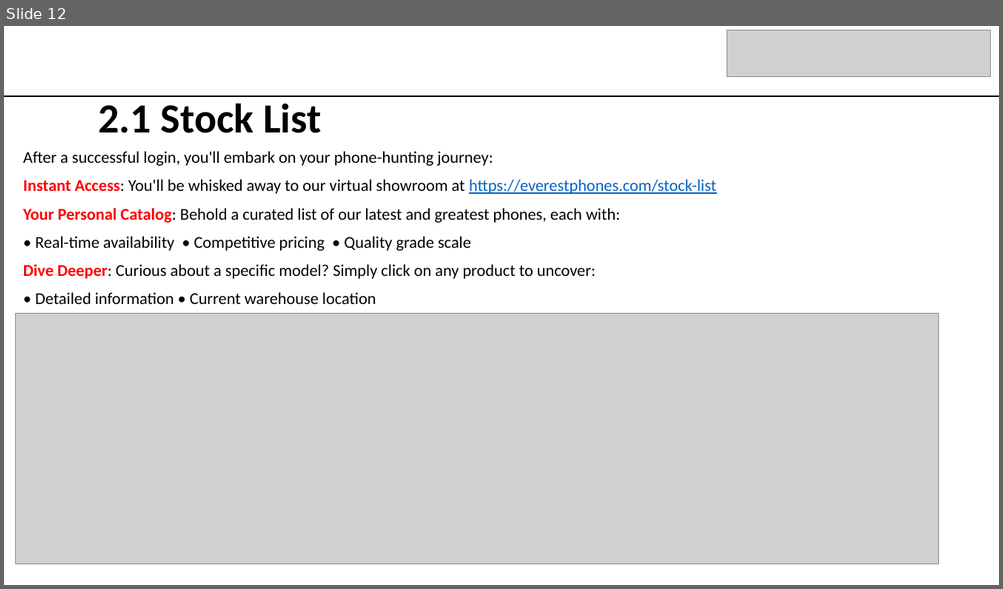
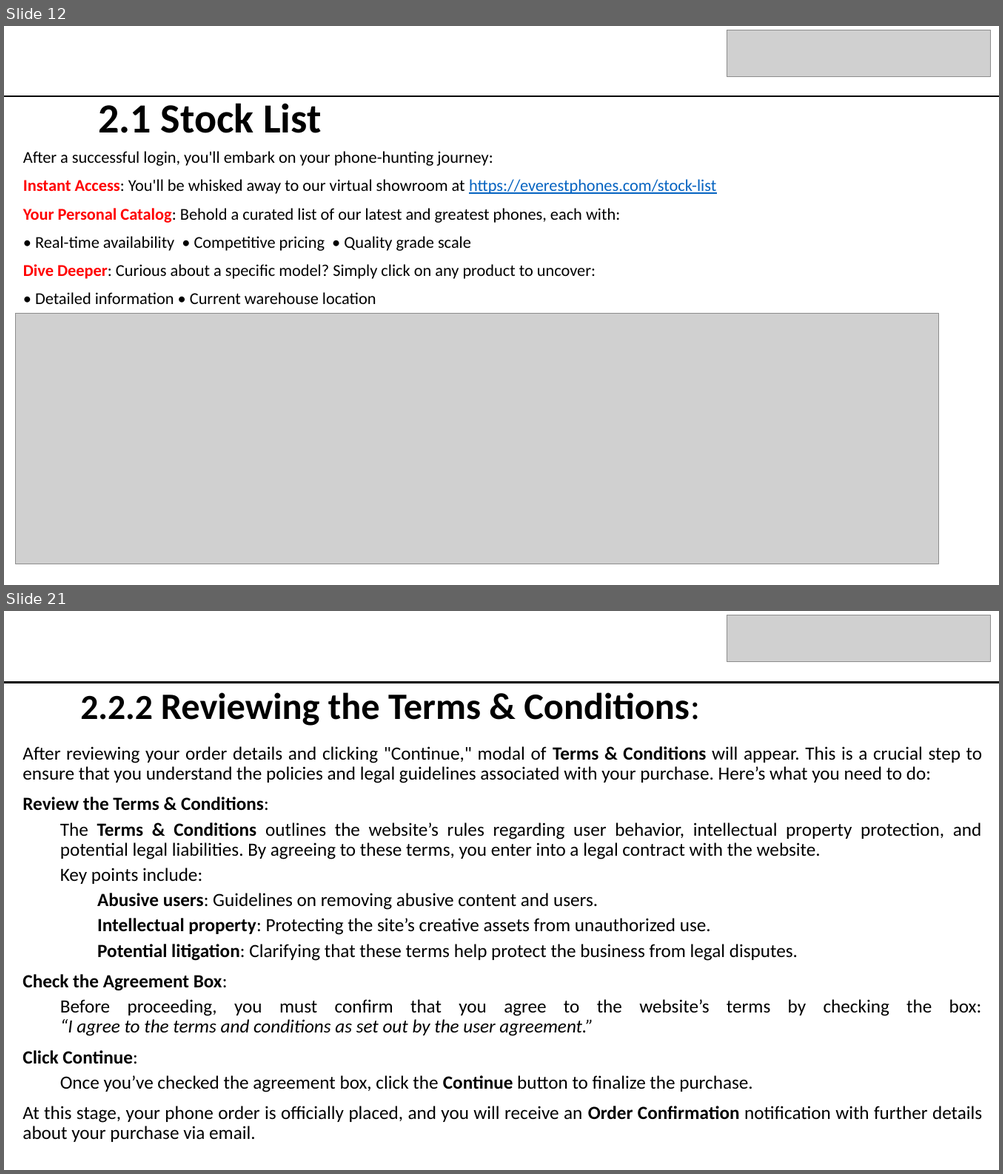
Before and after one commit to bidhan948/Everest-Phones-User-Manual, a slide deck: EVEREST PHONES.pptx. Shown one above the other, each under a label of ours: slide 12 before the commit, slides 12 and 21 after it; the slides between them are not shown. The pictures are 1003x589 and 1003x1174 pixels, drawn with LibreOffice and Linux fonts; fonts in the diff are those of the drawing; grey boxes stand for pictures. Boxes give left, top, right and bottom in pixels: in the first picture for what was removed or moved away, otherwise in the second. Text is boxed around its words. In the diff, an @@ line names an element or a change of style, - is before the commit and + after.

Commit message:
Checkout

```diff
--- a/EVEREST PHONES.pptx
+++ b/EVEREST PHONES.pptx
@@ slide 21 added at (4, 611, 999, 1170), background #FFFFFF @@
@@ picture added at (727, 615, 990, 663) @@
@@ line added from (4, 683) to (999, 683), #000000 1.5 pt @@
@@ title added at (80, 692, 700, 726), 36 pt, text #000000, bold @@
+2.2.2 Reviewing the Terms & Conditions:
@@ subtitle added at (22, 746, 982, 1142), 18 pt, text #000000 @@
+After reviewing your order details and clicking "Continue," modal of Terms & Conditions will appear. This is a crucial step to ensure that you understand the policies and legal guidelines associated with your purchase. Here’s what you need to do:
+Review the Terms & Conditions:
+  The Terms & Conditions outlines the website’s rules regarding user behavior, intellectual property protection, and potential legal liabilities. By agreeing to these terms, you enter into a legal contract with the website.
+  Key points include:
+    Abusive users: Guidelines on removing abusive content and users.
+    Intellectual property: Protecting the site’s creative assets from unauthorized use.
+    Potential litigation: Clarifying that these terms help protect the business from legal disputes.
+Check the Agreement Box:
+  Before proceeding, you must confirm that you agree to the website’s terms by checking the box:
+  “I agree to the terms and conditions as set out by the user agreement.”
+Click Continue:
+  Once you’ve checked the agreement box, click the Continue button to finalize the purchase.
+At this stage, your phone order is officially placed, and you will receive an Order Confirmation notification with further details about your purchase via email.
```
Also in this commit, not shown: 4 slides changed, 8 other slides added.
